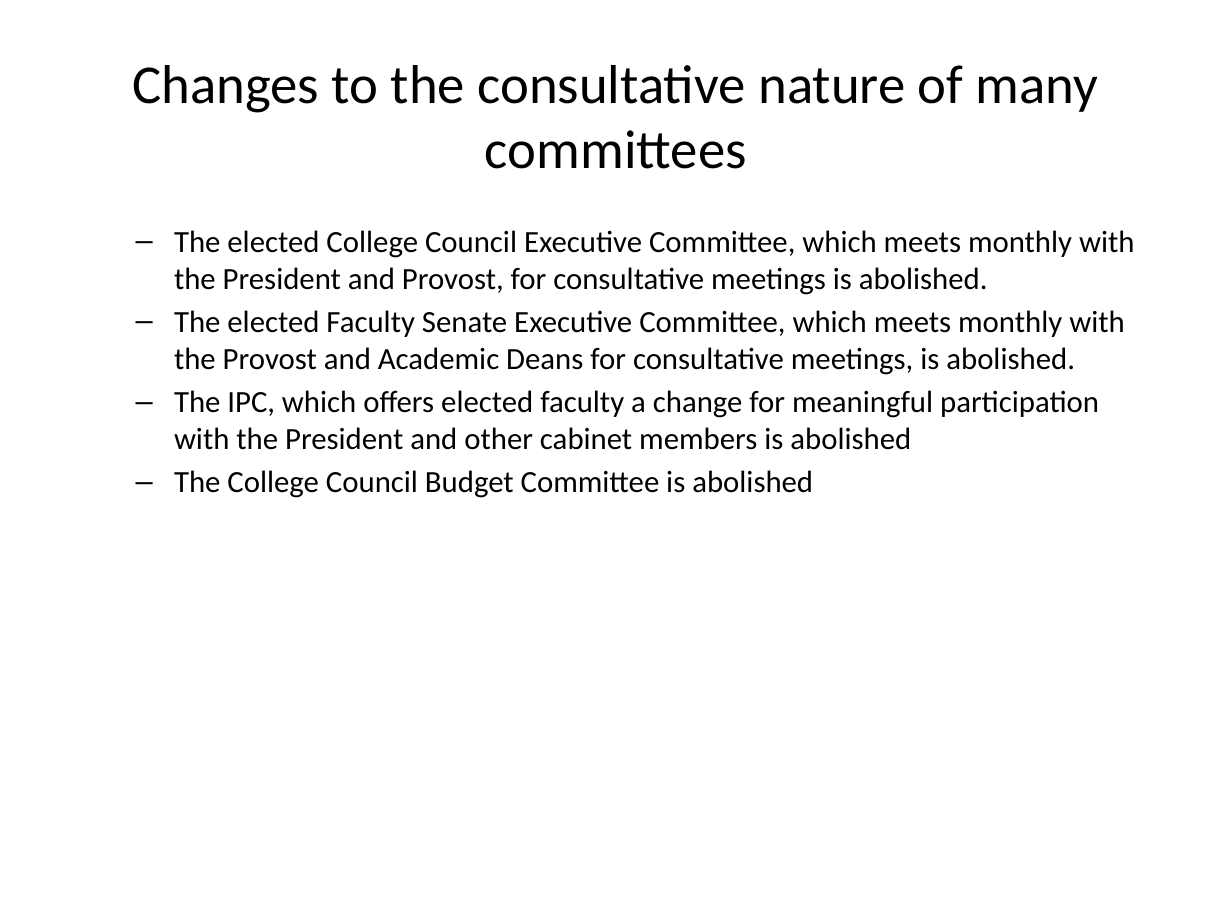
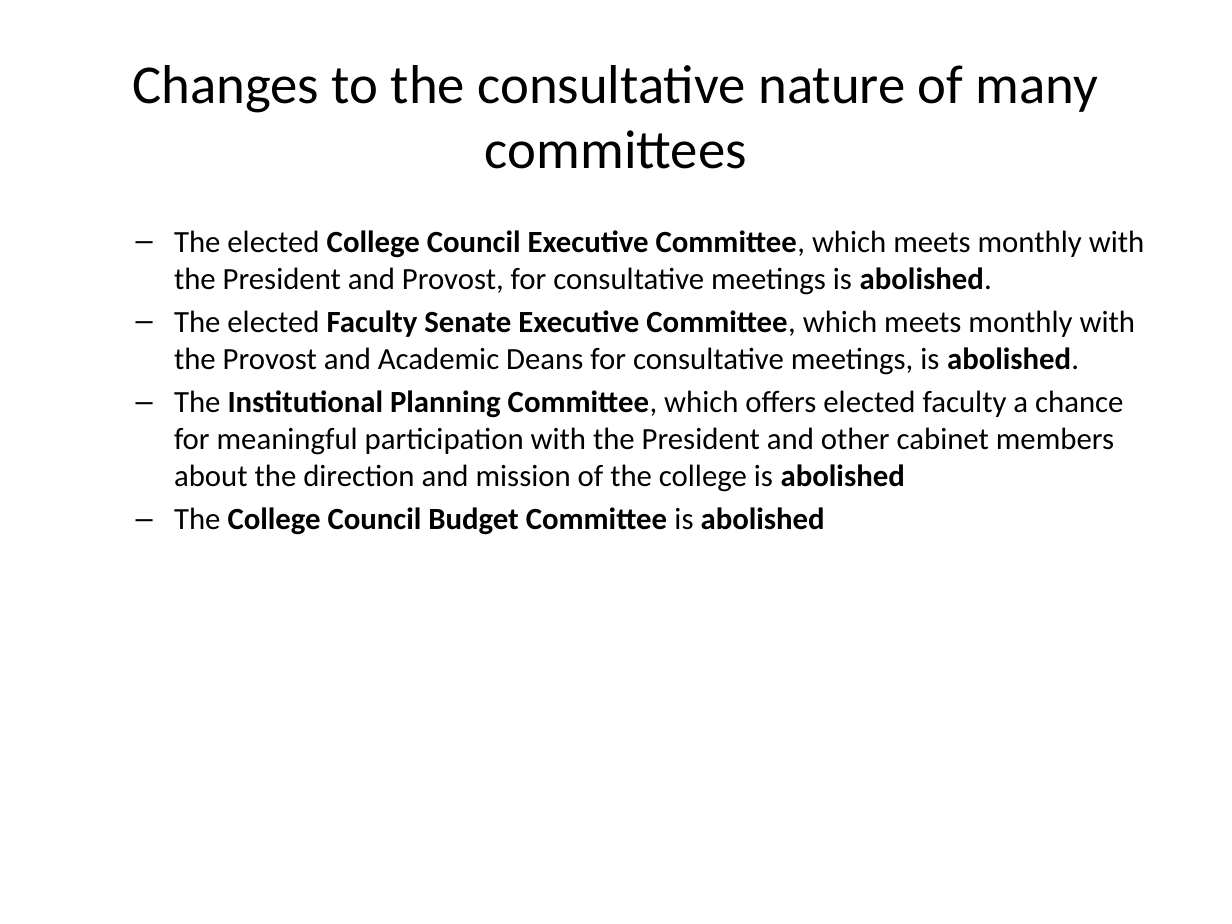
Before and after one commit to csi-covid19/csi-covid19.github.io, a slide deck: slide 5 of CCFS/Mar-SpecialMeeting/Proposed-changes.pptx. Drawn at 1232x924 pixels with LibreOffice and Linux fonts; fonts in the diff are those of the drawing. Boxes give left, top, right and bottom in pixels: in the first picture for what was removed or moved away, otherwise in the second. Text is boxed around its words. In the diff, an @@ line names an element or a change of style, - is before the commit and + after.

```diff
--- a/CCFS/Mar-SpecialMeeting/Proposed-changes.pptx
+++ b/CCFS/Mar-SpecialMeeting/Proposed-changes.pptx
@@ text at bbox=[174, 230, 1144, 535]: bold on in "College Council Executive Committee, abolished.", "Faculty Senate Executive Committee, abolished.", "College Council Budget Committee abolished" @@
@@ text at bbox=[174, 390, 1123, 492]: text changed @@
-  – The IPC, which offers elected faculty a change for meaningful participation with the President and other cabinet members is abolished
+  – The Institutional Planning Committee, which offers elected faculty a chance for meaningful participation with the President and other cabinet members about the direction and mission of the college is abolished
```
Also in this commit, not shown: 10 other slides changed, 1 slide added.
